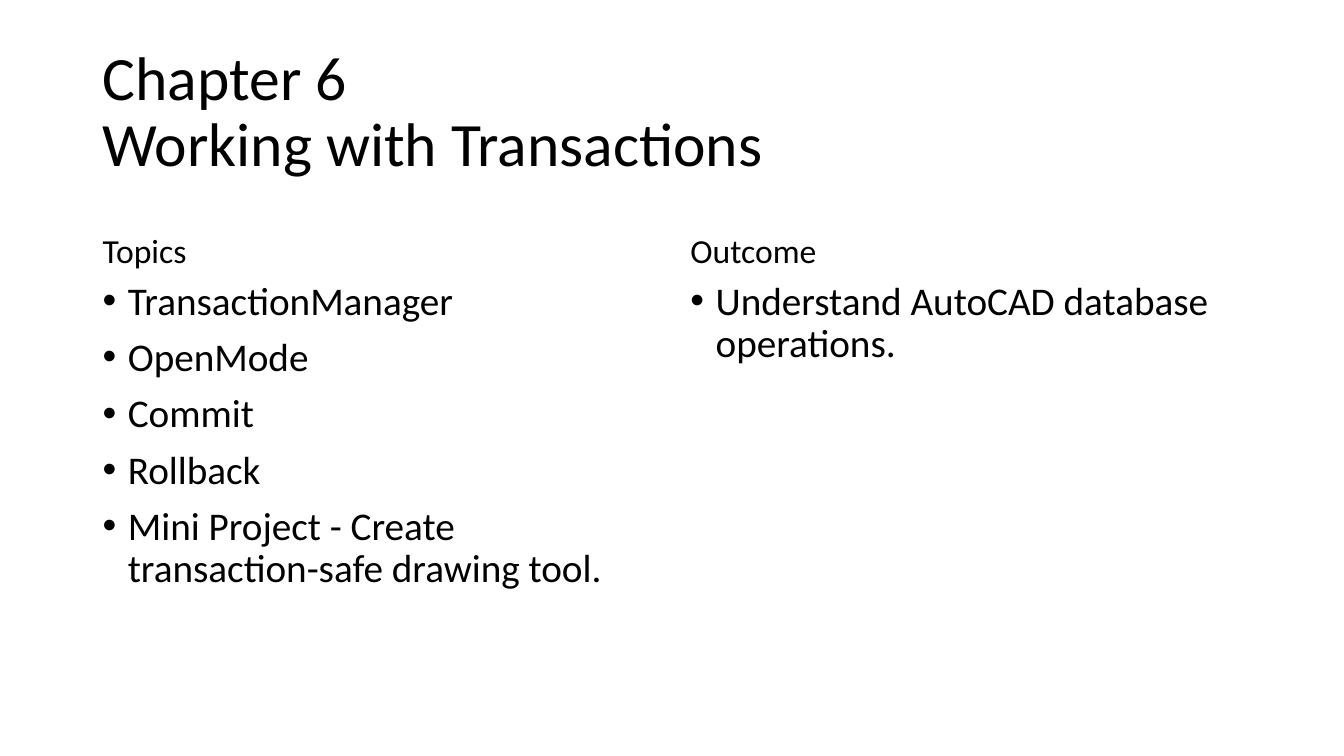
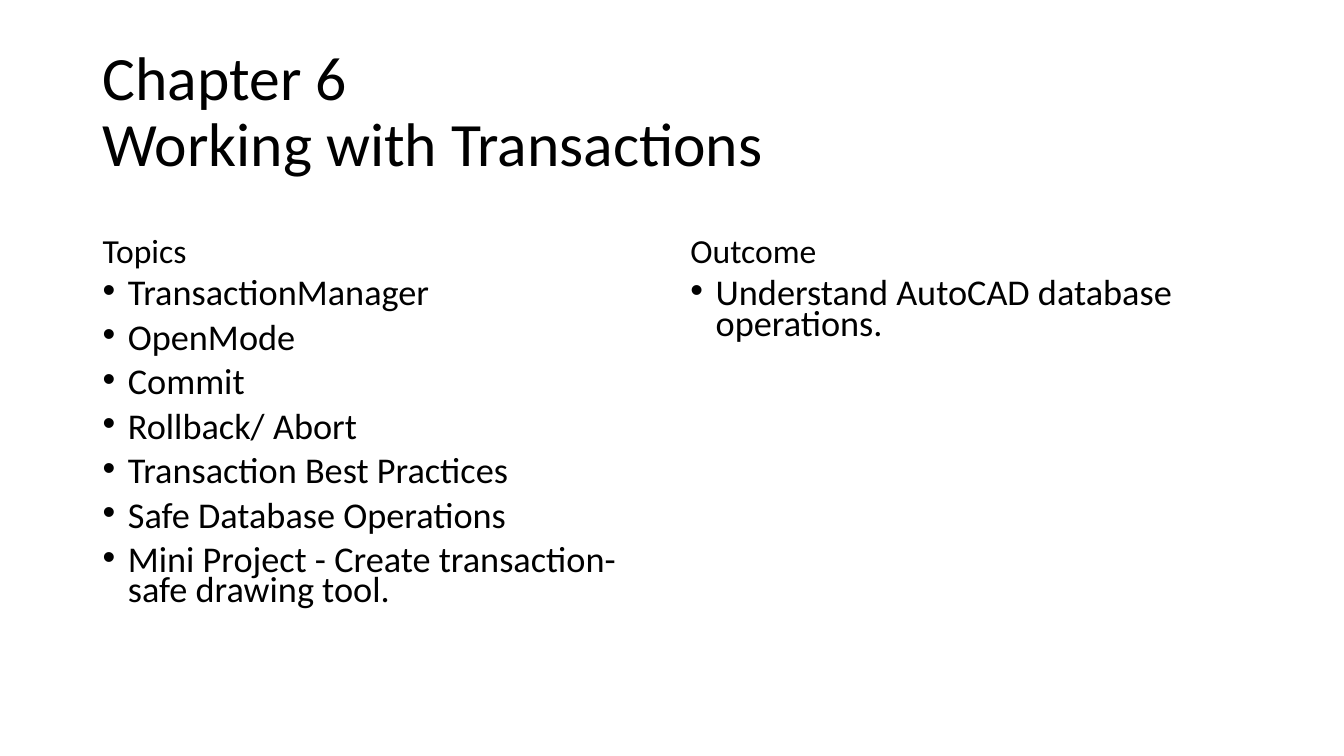
Before and after one commit to shivangKheradiya/AutoCADDev, a slide deck: slide 7 of AutoCAD .NET Developer Bootcamp (C#)/AutoCAD .NET Developer Bootcamp (C#).pptx (slide 6 before the commit). Drawn at 1344x756 pixels with LibreOffice and Linux fonts; fonts in the diff are those of the drawing. Boxes give left, top, right and bottom in pixels: in the first picture for what was removed or moved away, otherwise in the second. Text is boxed around its words. In the diff, an @@ line names an element or a change of style, - is before the commit and + after.

```diff
--- a/AutoCAD .NET Developer Bootcamp (C#)/AutoCAD .NET Developer Bootcamp (C#).pptx
+++ b/AutoCAD .NET Developer Bootcamp (C#)/AutoCAD .NET Developer Bootcamp (C#).pptx
@@ text at [128, 280, 616, 609]: size 28 to 25.9 pt in "TransactionManager", "OpenMode", "Commit", "Mini Project - Create transaction-safe drawing tool."; line spacing 0.9 to 0.7 @@
@@ text "Understand AutoCAD database operations." at [716, 279, 1172, 342]: size 28 to 25.9 pt; line spacing 0.9 to 0.7 @@
@@ text at [128, 413, 508, 534]: text changed; size 28 to 25.9 pt @@
-• Rollback
+• Rollback/ Abort
+• Transaction Best Practices
+• Safe Database Operations
```
Also in this commit, not shown: 1 other slide changed, 1 slide added, 6 other files.
